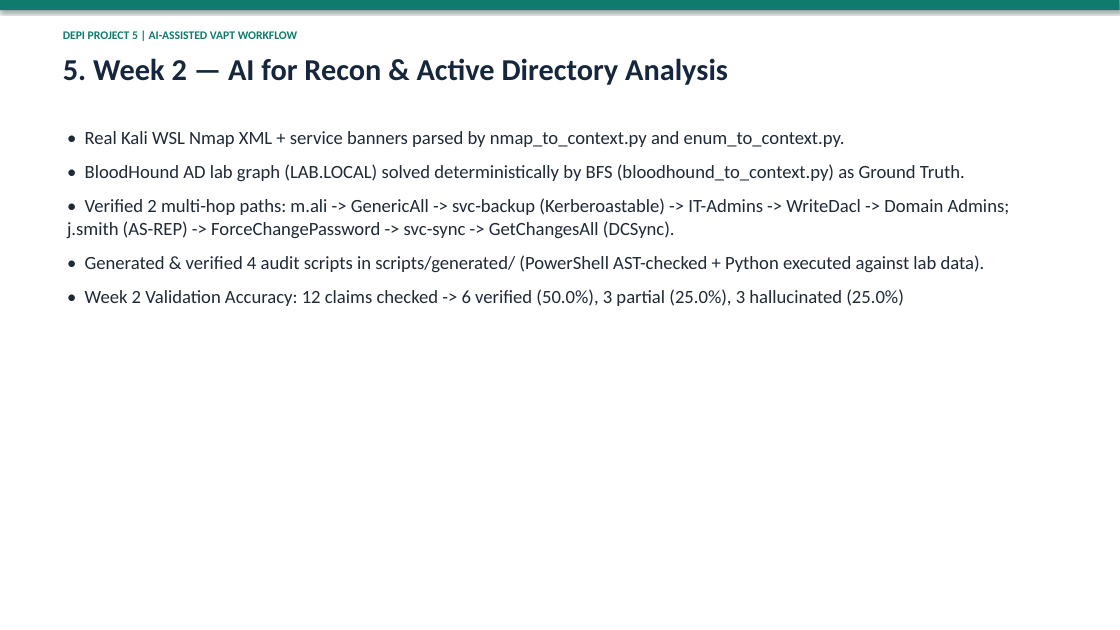
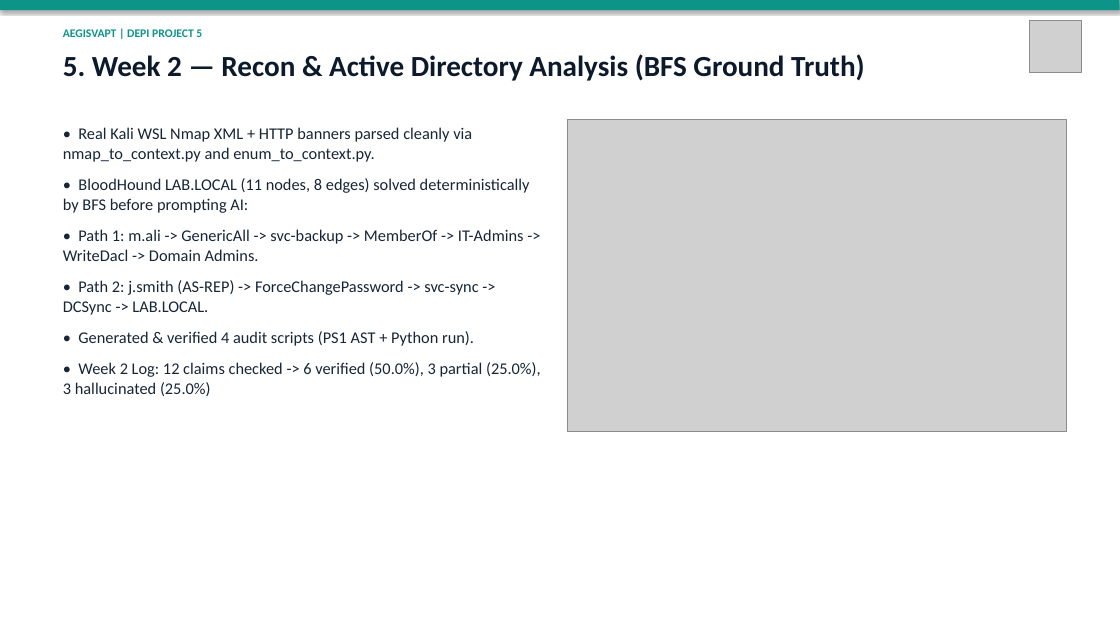
Before and after one commit to 7adadd/AI-Assisted-VAPT-Automation-Reporting-Workflow, a slide deck: slide 6 of deliverables/DEPI-Project5-Presentation.pptx. Drawn at 1120x630 pixels with LibreOffice and Linux fonts; fonts in the diff are those of the drawing; grey boxes stand for pictures. Boxes give left, top, right and bottom in pixels: in the first picture for what was removed or moved away, otherwise in the second. Text is boxed around its words. In the diff, an @@ line names an element or a change of style, - is before the commit and + after.

Commit message:
Polish AegisVAPT UI & logo, fix API/dashboard/graph/PoC bugs, add 15-slide deck & Arabic defense guide

```diff
--- a/deliverables/DEPI-Project5-Presentation.pptx
+++ b/deliverables/DEPI-Project5-Presentation.pptx
@@ rectangle at (0, 0, 1120, 10): fill #0F7B6C to #0D9488 @@
@@ text at (63, 29, 202, 37): text changed; text colour #0F7B6C to #0D9488 @@
-DEPI PROJECT 5 | AI-ASSISTED VAPT WORKFLOW
+AEGISVAPT | DEPI PROJECT 5
@@ picture added at (1029, 20, 1081, 72) @@
@@ text at (63, 54, 865, 81): text changed; size 26 to 25 pt; text colour #16273D to #0C1A2C @@
-5. Week 2 — AI for Recon & Active Directory Analysis
+5. Week 2 — Recon & Active Directory Analysis (BFS Ground Truth)
@@ picture added at (567, 119, 1067, 432) @@
@@ text at (63, 127, 541, 396): text changed; size 16 to 14 pt; text colour #1F2937 to #172536 @@
-• Real Kali WSL Nmap XML + service banners parsed by nmap_to_context.py and enum_to_context.py.
-• BloodHound AD lab graph (LAB.LOCAL) solved deterministically by BFS (bloodhound_to_context.py) as Ground Truth.
-• Verified 2 multi-hop paths: m.ali -> GenericAll -> svc-backup (Kerberoastable) -> IT-Admins -> WriteDacl -> Domain Admins; j.smith (AS-REP) -> ForceChangePassword -> svc-sync -> GetChangesAll (DCSync).
-• Generated & verified 4 audit scripts in scripts/generated/ (PowerShell AST-checked + Python executed against lab data).
-• Week 2 Validation Accuracy: 12 claims checked -> 6 verified (50.0%), 3 partial (25.0%), 3 hallucinated (25.0%)
+• Real Kali WSL Nmap XML + HTTP banners parsed cleanly via nmap_to_context.py and enum_to_context.py.
+• BloodHound LAB.LOCAL (11 nodes, 8 edges) solved deterministically by BFS before prompting AI:
+• Path 1: m.ali -> GenericAll -> svc-backup -> MemberOf -> IT-Admins -> WriteDacl -> Domain Admins.
+• Path 2: j.smith (AS-REP) -> ForceChangePassword -> svc-sync -> DCSync -> LAB.LOCAL.
+• Generated & verified 4 audit scripts (PS1 AST + Python run).
+• Week 2 Log: 12 claims checked -> 6 verified (50.0%), 3 partial (25.0%), 3 hallucinated (25.0%)
```
Also in this commit, not shown: 9 other slides changed, 5 slides added, 2 slides removed, 22 other files.
